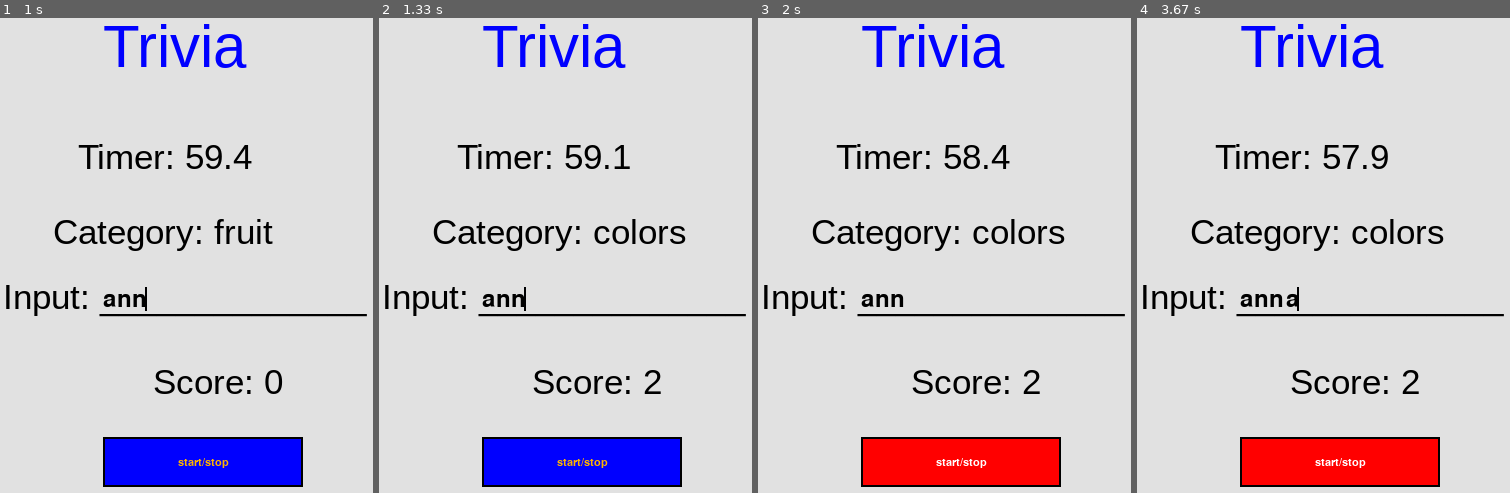
Above: before the commit, frames 1-4 (left to right).
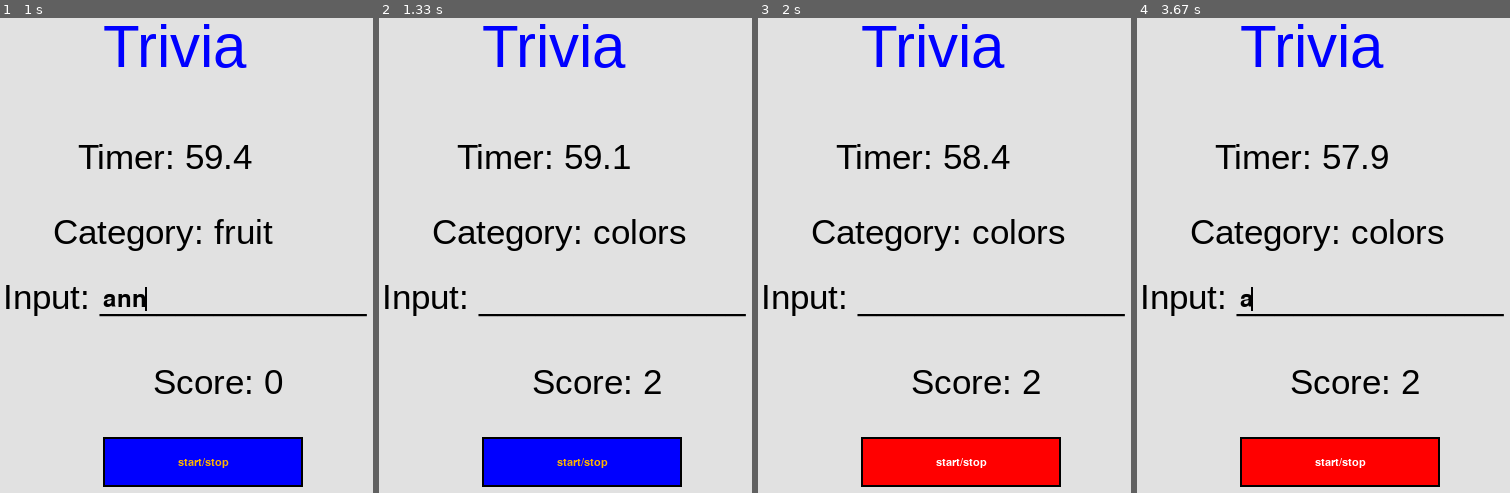
Above: after the commit, the same moments.

Repository: lin3247/trivial_pysuit
Game: pygame game, started from main.py
Same seed, same stepped clock (60 frames per second), same inputs: the game is played once before the commit and once after it.
Inputs (mouse positions are in pixels of both pictures, inside the frame that each line leads up to):
- Up to frame 1 (1 s): click "start/stop" at 0.38 s; type "ann" at 0.67 s
- Up to frame 2 (1.33 s): tap Enter at 1, 1.22 s
- Up to frame 3 (2 s): click (963, 326) at 1.6 s
- Up to frame 4 (3.67 s): click "start/stop" at 2.48 s; click (1155, 198) at 2.82 s; type "a" at 3.6 s

Frame 1 is identical in both runs. In frame 2, 0.2% of the frame differs, in the area x 27-40%, y 56-62%; in frame 3, 0.2%; in frame 4, 0.3%, in the area x 30-44%, y 56-62%.

Commit message:
asdfasdfsafsdf

Diff:
--- a/main.py
+++ b/main.py
@@ -55,6 +55,7 @@
     global curr_category
     global curr_category_index
     global curr_score
+    global score
 
     in_game = not in_game
 
@@ -67,6 +68,9 @@
         curr_category = categories[curr_category_index]
         category = font.render("Category: " + curr_category, True, BLACK)
         curr_score = 0
+        score = font.render("Score: " + str(curr_score), True, BLACK)
+
+
     else:
         remaining_time = 0
 
@@ -137,7 +141,7 @@
             curr_category = categories[curr_category_index]
             category = font.render("Category: " + curr_category, True, BLACK)
             score = font.render("Score: " + str(curr_score), True, BLACK)
-
+            text_input.clear_text()
 
 
     button.update(screen)
Not shown, added: button.pyc
